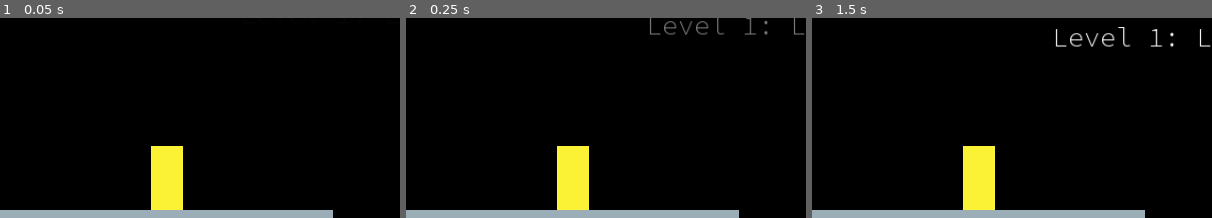
Above: before the commit, frames 1-3 (left to right).
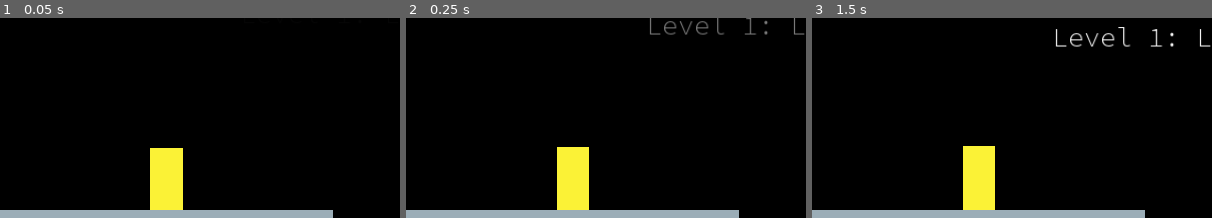
Above: after the commit, the same moments.

Repository: Julian-Vos/out-of-the-box
Game: Godot game, scene res://scenes/game.tscn
Same seed, same stepped clock (60 frames per second), same inputs: the game is played once before the commit and once after it.
Inputs (mouse positions are % of the whole screen's width and height, from its top left):
- Up to frame 1 (0.05 s): no input
- Up to frame 2 (0.25 s): no input
- Up to frame 3 (1.5 s): tap Enter at 0.5 s; drag from (21, 42) to (94, 42) at 0.52 s; tap Space at 1.25 s; drag from (80, 59) to (94, 42) at 1.27 s
The pictures show only the part of the screen within x 0-50%, y 2-52%; the shares and areas given below are measured in that part.

The runs differ from the first frame. In frame 1, 0.2% of the frame differs, in the area x 37-46%, y 64-96%; in frame 2, less than 0.1%; in frame 3, nothing differs.

Commit message:
Add a landing animation

Diff:
--- a/scenes/player.tscn
+++ b/scenes/player.tscn
@@ -12,7 +12,11 @@
 collision_mask = 2
 script = ExtResource("1_ldqgh")
 
-[node name="Sprite2D" type="Sprite2D" parent="."]
+[node name="Sprite2DPivot" type="Node2D" parent="."]
+position = Vector2(0, 96)
+
+[node name="Sprite2D" type="Sprite2D" parent="Sprite2DPivot"]
+position = Vector2(0, -96)
 texture = ExtResource("1_6nqvj")
 
 [node name="CollisionShape2D" type="CollisionShape2D" parent="."]
--- a/scripts/player.gd
+++ b/scripts/player.gd
@@ -45,9 +45,13 @@
 				set_deferred('position', position + Vector2.DOWN)
 
 		if fell_at != null:
+			if Time.get_ticks_msec() - fell_at > delta * 1000:
+				var tween = create_tween().set_trans(Tween.TRANS_SINE).set_ease(Tween.EASE_OUT)
+
+				tween.tween_property($Sprite2DPivot, 'scale', Vector2(1.1, 1 / 1.1), 0.1)
+				tween.tween_property($Sprite2DPivot, 'scale', Vector2.ONE, 0.15)
+
 			fell_at = null
-
-			velocity.y = 0
 	else:
 		if fell_at == null:
 			fell_at = Time.get_ticks_msec()
@@ -82,14 +86,14 @@
 
 	enabled = false
 
-	$Sprite2D.visible = false
+	$Sprite2DPivot.visible = false
 	$PlayerFragments.visible = true
 
 	$PlayerFragments.animate(
 		func():
 			enabled = true
 
-			$Sprite2D.visible = true
+			$Sprite2DPivot.visible = true
 			$PlayerFragments.visible = false,
 		velocity.length() / 500
 	)
